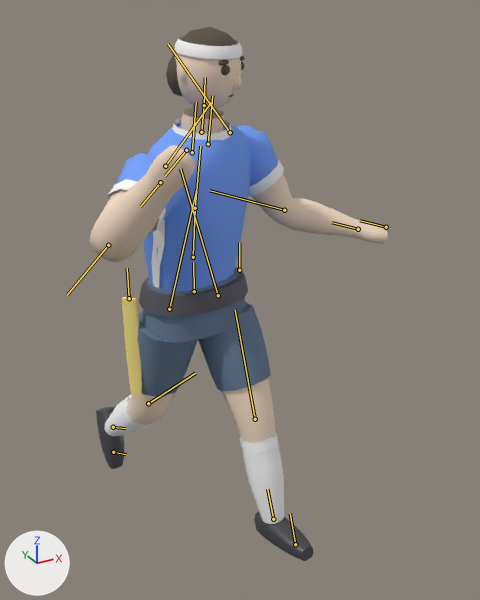
The glTF model flagster/lib/flagplayer.glb as it was, and as the next commit left it.
Rendered twice from a 50 mm lens placed at (-0.873, -1.91, 1.884), pointed at (0.154, -0.043, 0.95). Every picture has the same lights, and +X, +Y and +Z are marked at lower left. The older version comes first. Both versions are drawn at frame 15 of the action 'Throw'; the numbers are the values there. The bones that change, and the others that lie on the model, are drawn over the model as lines.

In view in the first picture: 'belt', 'flag', 'hair', 'jersey', 'shoes', 'shorts', 'skin', 'socks', 'trim'.
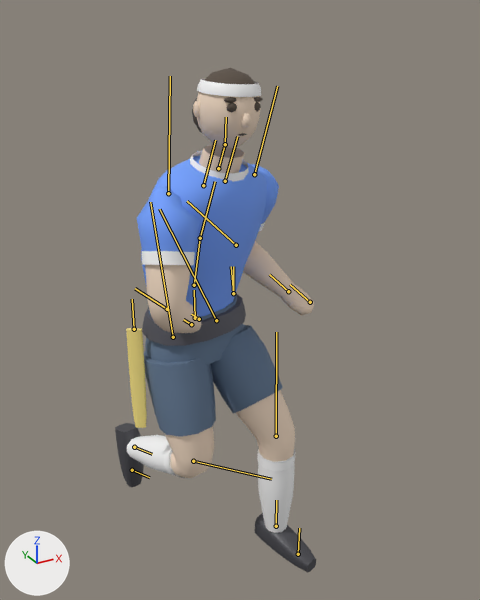
Location of each change, (x1, y1, x2, y2) in pixels of the pictures (480 x 600 px):
'skin', posed (44% narrower)
    before: (89, 52, 389, 443)
    after: (145, 92, 314, 479)
'jersey', posed (12% narrower)
    before: (116, 123, 278, 291)
    after: (137, 155, 279, 317)
'shorts', posed (9% taller)
    before: (138, 267, 271, 397)
    after: (144, 295, 283, 437)
'trim', posed (13% narrower)
    before: (107, 36, 284, 453)
    after: (142, 78, 295, 478)
'socks', posed (7% narrower, 24% shorter)
    before: (105, 394, 284, 524)
    after: (127, 435, 294, 533)
'belt', posed
    before: (139, 267, 248, 317)
    after: (142, 294, 246, 346)
'shoes', posed (7% narrower)
    before: (96, 407, 313, 561)
    after: (115, 423, 316, 572)
'flag', posed
    before: (122, 267, 243, 395)
    after: (126, 328, 147, 428)
'hair', posed (10% narrower)
    before: (166, 27, 245, 97)
    after: (192, 68, 263, 136)
bone 'Hips', root to tip
    before: (194, 291) to (193, 262)
    after: (195, 318) to (194, 290)
bone 'Spine', root to tip
    before: (193, 257) to (195, 208)
    after: (194, 285) to (200, 238)
bone 'Chest', root to tip
    before: (195, 208) to (200, 146)
    after: (200, 238) to (215, 181)
bone 'Head', root to tip
    before: (204, 105) to (205, 77)
    after: (225, 144) to (226, 117)
bone 'UpperArm_L', root to tip
    before: (230, 132) to (168, 44)
    after: (254, 174) to (277, 86)
bone 'LowerArm_L', root to tip
    before: (284, 210) to (209, 190)
    after: (236, 245) to (187, 201)
bone 'UpperArm_R', root to tip
    before: (165, 166) to (211, 102)
    after: (168, 193) to (170, 76)
bone 'LowerArm_R', root to tip
    before: (108, 245) to (67, 295)
    after: (167, 309) to (135, 288)
bone 'UpperLeg_L', root to tip
    before: (218, 295) to (180, 168)
    after: (216, 320) to (159, 209)
bone 'LowerLeg_L', root to tip
    before: (255, 419) to (235, 310)
    after: (276, 436) to (276, 332)
bone 'UpperLeg_R', root to tip
    before: (169, 309) to (196, 189)
    after: (173, 337) to (150, 202)
bone 'LowerLeg_R', root to tip
    before: (148, 403) to (195, 373)
    after: (193, 461) to (271, 479)
bone 'Foot_R', root to tip
    before: (113, 427) to (125, 428)
    after: (134, 447) to (152, 454)
bone 'Flag_L', root to tip
    before: (239, 270) to (239, 242)
    after: (233, 293) to (231, 266)
bone 'Flag_R', root to tip
    before: (129, 298) to (127, 268)
    after: (134, 329) to (132, 299)

The change, as a diff of the scene's bpy script:
```diff
--- a/flagster/lib/flagplayer.glb.py
+++ b/flagster/lib/flagplayer.glb.py
@@ bone_hips @@
 bone_hips = bpy.data.objects['FlagPlayerRig'].pose.bones['Hips']
-bone_hips.location = (0.0, -0.004, 0.0)
-bone_hips.rotation_quaternion = (0.993, 0.0, 0.059, 0.0)  # degrees (0, 7, 0)
+bone_hips.location = (0.0, -0.104, 0.0)
+bone_hips.rotation_quaternion = (0.993, 0.0, 0.121, 0.0)  # degrees (0, 14, 0)
@@ bone_spine @@
 bone_spine = bpy.data.objects['FlagPlayerRig'].pose.bones['Spine']  # child of 'Hips'
-bone_spine.rotation_quaternion = (0.981, 0.063, 0.121, 0.01)  # degrees (8, 14, 2)
+bone_spine.rotation_quaternion = (0.996, 0.085, 0.032, -0.016)  # degrees (10, 4, -2)
@@ bone_chest @@
 bone_chest = bpy.data.objects['FlagPlayerRig'].pose.bones['Chest']  # child of 'Spine'
-bone_chest.rotation_quaternion = (0.983, 0.027, 0.122, 0.004)  # degrees (3, 14, 1)
+bone_chest.rotation_quaternion = (0.997, 0.07, 0.031, -0.013)  # degrees (8, 4, -1)
@@ bone_head @@
 bone_head = bpy.data.objects['FlagPlayerRig'].pose.bones['Head']  # child of 'Neck'
-bone_head.rotation_quaternion = (0.994, -0.025, -0.041, 0.001)  # degrees (-3, -5, 0)
+bone_head.rotation_quaternion = (0.979, -0.132, -0.152, 0.021)  # degrees (-16, -17, 5)
@@ bone_upperarm_l @@
 bone_upperarm_l = bpy.data.objects['FlagPlayerRig'].pose.bones['UpperArm_L']  # child of 'Shoulder_L'
-bone_upperarm_l.rotation_quaternion = (0.915, -0.329, 0.16, 0.101)  # degrees (-39, 21, 5)
+bone_upperarm_l.rotation_quaternion = (0.99, 0.066, -0.018, 0.121)  # degrees (7, -3, 14)
@@ bone_lowerarm_l @@
 bone_lowerarm_l = bpy.data.objects['FlagPlayerRig'].pose.bones['LowerArm_L']  # child of 'UpperArm_L'
-bone_lowerarm_l.rotation_quaternion = (0.926, -0.357, 0.0, 0.0)  # degrees (-42, 0, 0)
+bone_lowerarm_l.rotation_quaternion = (0.723, -0.69, 0.017, 0.018)  # degrees (-87, 3, 0)
@@ bone_upperarm_r @@
 bone_upperarm_r = bpy.data.objects['FlagPlayerRig'].pose.bones['UpperArm_R']  # child of 'Shoulder_R'
-bone_upperarm_r.rotation_quaternion = (0.708, -0.286, -0.321, -0.476)  # degrees (-10, -53, -63)
+bone_upperarm_r.rotation_quaternion = (0.492, -0.021, 0.817, -0.288)  # degrees (55, 127, 32)
@@ bone_lowerarm_r @@
 bone_lowerarm_r = bpy.data.objects['FlagPlayerRig'].pose.bones['LowerArm_R']  # child of 'UpperArm_R'
-bone_lowerarm_r.rotation_quaternion = (0.663, -0.745, 0.0, 0.0)  # degrees (-97, 0, 0)
+bone_lowerarm_r.rotation_quaternion = (0.789, -0.613, -0.015, -0.02)  # degrees (-76, -3, -1)
@@ bone_upperleg_l @@
 bone_upperleg_l = bpy.data.objects['FlagPlayerRig'].pose.bones['UpperLeg_L']  # child of 'Hips'
-bone_upperleg_l.rotation_quaternion = (0.977, -0.212, 0.005, 0.024)  # degrees (-25, 1, 3)
+bone_upperleg_l.rotation_quaternion = (0.939, -0.343, 0.005, 0.014)  # degrees (-40, 1, 1)
@@ bone_lowerleg_l @@
 bone_lowerleg_l = bpy.data.objects['FlagPlayerRig'].pose.bones['LowerLeg_L']  # child of 'UpperLeg_L'
-bone_lowerleg_l.rotation_quaternion = (0.995, 0.099, 0.0, 0.0)  # degrees (11, 0, 0)
+bone_lowerleg_l.rotation_quaternion = (0.94, 0.341, 0.0, 0.0)  # degrees (40, 0, 0)
@@ bone_upperleg_r @@
 bone_upperleg_r = bpy.data.objects['FlagPlayerRig'].pose.bones['UpperLeg_R']  # child of 'Hips'
-bone_upperleg_r.rotation_quaternion = (0.986, 0.16, 0.005, -0.03)  # degrees (18, 1, -3)
+bone_upperleg_r.rotation_quaternion = (0.993, -0.12, -0.002, -0.015)  # degrees (-14, 0, -2)
@@ bone_lowerleg_r @@
 bone_lowerleg_r = bpy.data.objects['FlagPlayerRig'].pose.bones['LowerLeg_R']  # child of 'UpperLeg_R'
-bone_lowerleg_r.rotation_quaternion = (0.965, 0.262, 0.0, 0.0)  # degrees (30, 0, 0)
+bone_lowerleg_r.rotation_quaternion = (0.748, 0.663, 0.0, 0.0)  # degrees (83, 0, 0)
@@ bone_foot_r @@
 bone_foot_r = bpy.data.objects['FlagPlayerRig'].pose.bones['Foot_R']  # child of 'LowerLeg_R'
-bone_foot_r.rotation_quaternion = (0.991, 0.134, 0.0, 0.0)  # degrees (15, 0, 0)
+bone_foot_r.rotation_quaternion = (0.999, 0.051, 0.0, 0.0)  # degrees (6, 0, 0)
@@ bone_flag_l @@
 bone_flag_l = bpy.data.objects['FlagPlayerRig'].pose.bones['Flag_L']  # child of 'Socket_Flag_L'
-bone_flag_l.rotation_quaternion = (1.0, 0.0, 0.0, 0.0)  # degrees (0, 0, 0)
+bone_flag_l.rotation_quaternion = (0.999, -0.036, 0.001, 0.025)  # degrees (-4, 0, 3)
@@ bone_flag_r @@
 bone_flag_r = bpy.data.objects['FlagPlayerRig'].pose.bones['Flag_R']  # child of 'Socket_Flag_R'
-bone_flag_r.rotation_quaternion = (1.0, 0.0, 0.0, 0.0)  # degrees (0, 0, 0)
+bone_flag_r.rotation_quaternion = (0.999, -0.036, -0.001, -0.025)  # degrees (-4, 0, -3)
```
